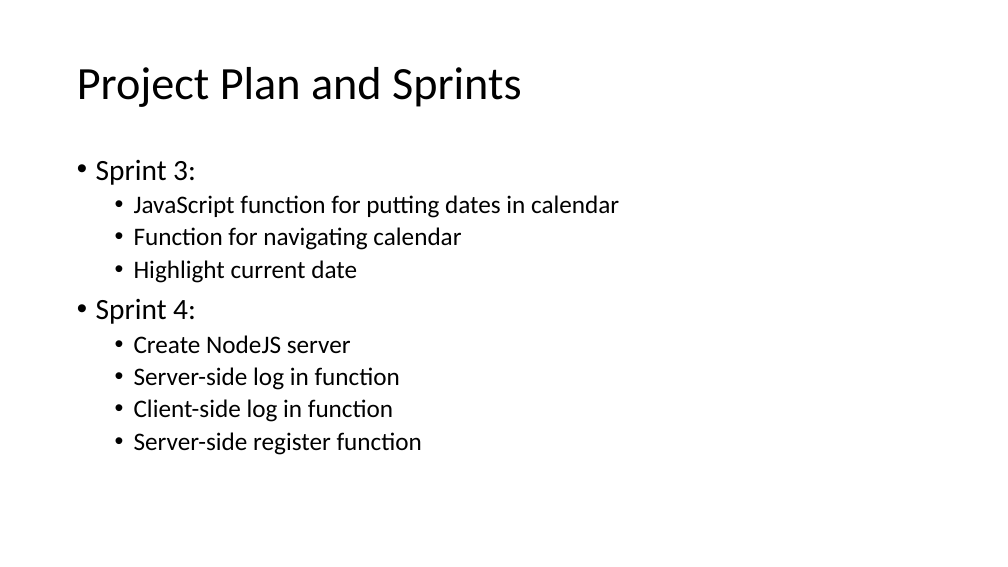
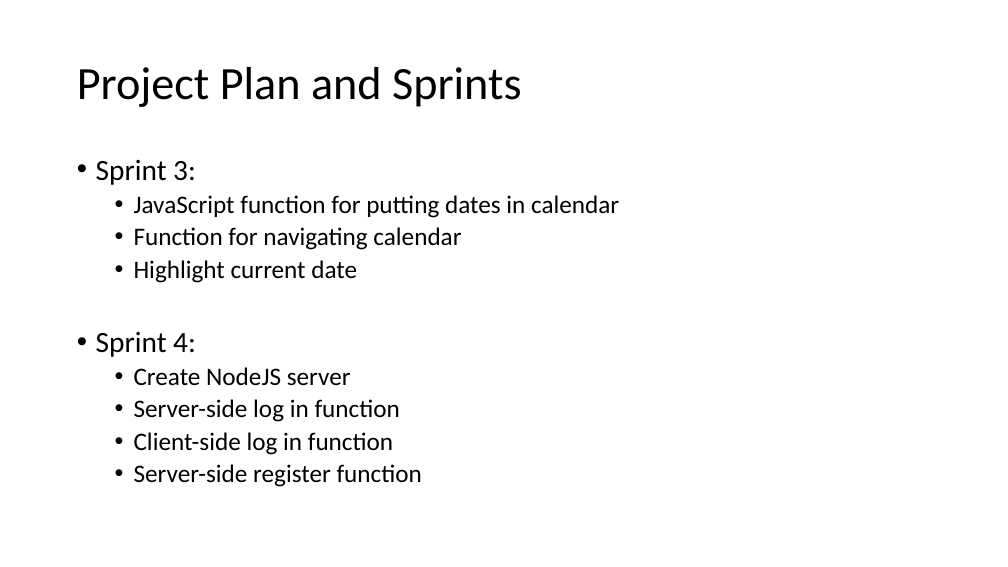
Before and after one commit to LukaWG/COMP1004, a slide deck: slide 3 of Documents/Presentation.pptx. Drawn at 1008x567 pixels with LibreOffice and Linux fonts; fonts in the diff are those of the drawing. Boxes give left, top, right and bottom in pixels: in the first picture for what was removed or moved away, otherwise in the second. Text is boxed around its words. In the diff, an @@ line names an element or a change of style, - is before the commit and + after.

```diff
--- a/Documents/Presentation.pptx
+++ b/Documents/Presentation.pptx
@@ text "Sprint 3:" rewrapped from <box>96,160,619,455</box> to <box>96,160,619,487</box> @@
```
Also in this commit, not shown: 6 other slides changed, 4 other files.
